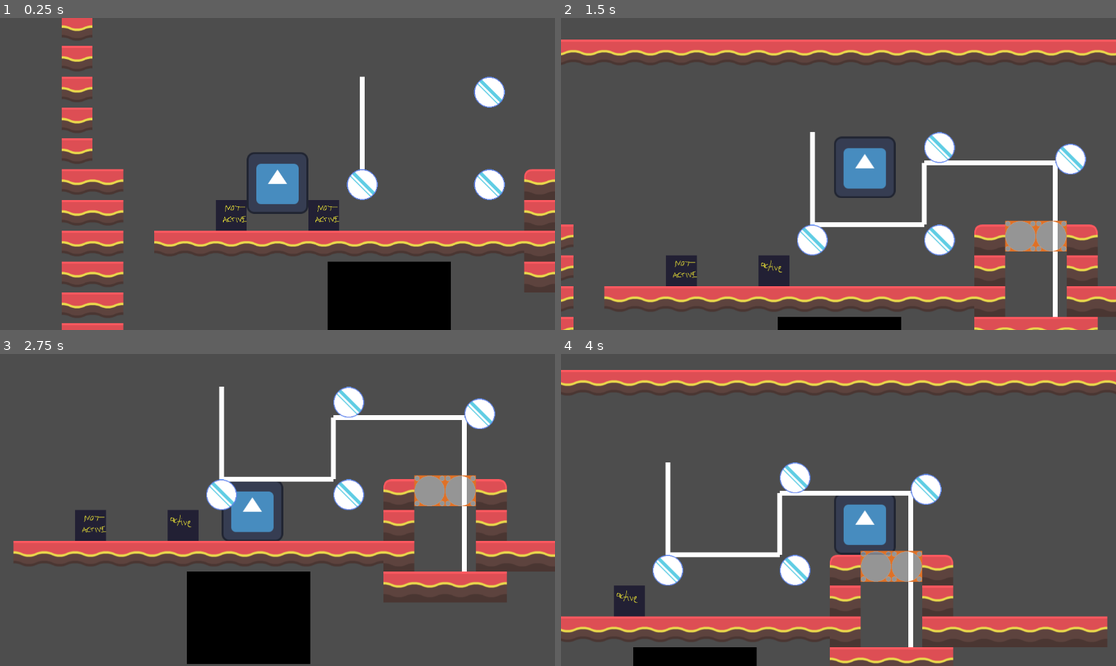
Above: before the commit, frames 1-4 (two rows, left to right).
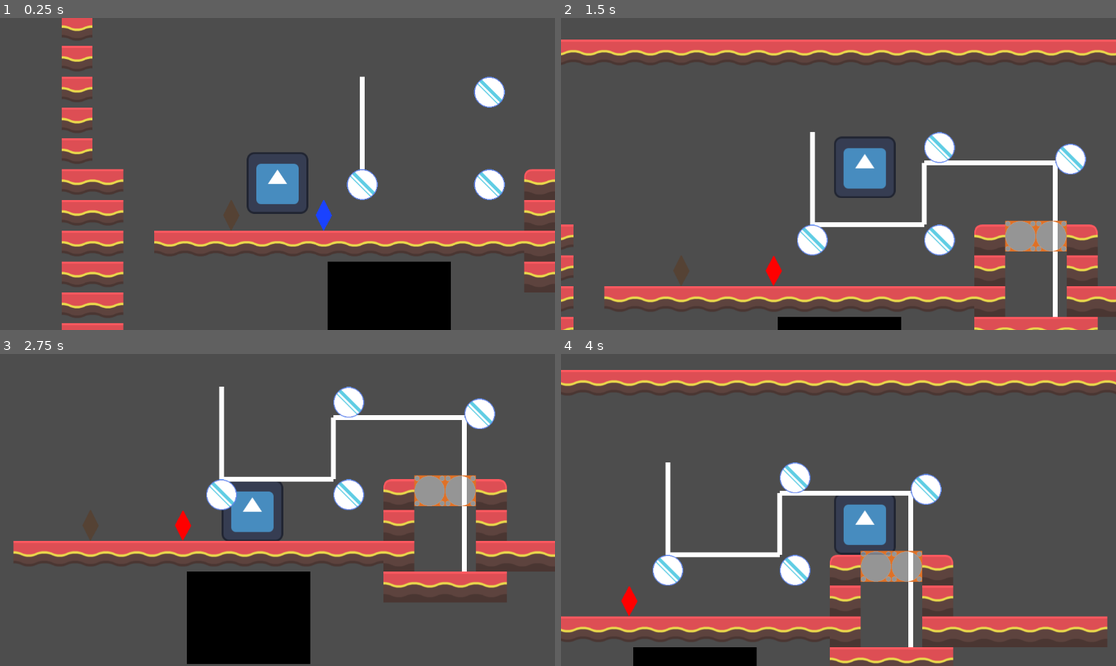
Above: after the commit, the same moments.

Repository: Jo-Meer/ldjam56
Game: Godot game, scene res://test_ntimi.tscn
Two runs of this game, one before a commit and one after it. Both use one fixed random seed, a clock stepped at 60 frames per second and the inputs below. This scene is started directly instead of the project's main scene. The engine's default icon, where the game draws it, is replaced by a stand-in: a white triangle on a blue panel in a dark square.
Inputs:
- Up to frame 1 (0.25 s): no input
- Up to frame 2 (1.5 s): hold D (move_right) from 0.53 s (still down); tap R (split) at 0.6 s; tap Space (jump) at 0.77 s; tap T (merge) at 1.35 s
- Up to frame 3 (2.75 s): tap Space (jump) at 1.52 s; tap R (split) at 1.55, 2.3 s; release D (move_right) at 2.03 s; hold A (move_left) from 2.03 s (still down); tap E (next_creature) at 2.1 s
- Up to frame 4 (4 s): release A (move_left) at 2.78 s; hold D (move_right) from 2.78 s (still down); tap Q (prev_creature) at 2.85 s; tap Space (jump) at 3.02, 3.77 s; tap R (split) at 3.05, 3.6 s

The runs differ from the first frame. In frame 1, 1.1% of the frame differs, in the area x 38-62%, y 58-69%; in frame 2, 1.1%, in the area x 18-42%, y 76-86%; in frame 3, 1.1%; in frame 4, 0.6%.
Error in both runs: Out of bounds get index '0' (on base: 'Array[Player]') (res://scripts/level.gd:143)

Commit message:
improve air & fire trigger displays

Diff:
--- a/objects/TriggerAir.tscn
+++ b/objects/TriggerAir.tscn
@@ -1,24 +1,24 @@
 [gd_scene load_steps=7 format=3 uid="uid://dg6wlvr8uyxqe"]
 
 [ext_resource type="Script" path="res://objects/scripts/trigger_air.gd" id="1_2kmp8"]
-[ext_resource type="Texture2D" uid="uid://cm2iq58qyj4r3" path="res://objects/sprites/placeholder_trigger.png" id="2_wgsyh"]
+[ext_resource type="Texture2D" uid="uid://b0t4rwo7akn3e" path="res://objects/sprites/placeholder_airtrigger.png" id="2_mofwl"]
 
 [sub_resource type="RectangleShape2D" id="RectangleShape2D_rlob8"]
 size = Vector2(64, 64)
 
-[sub_resource type="AtlasTexture" id="AtlasTexture_n4vvk"]
-atlas = ExtResource("2_wgsyh")
+[sub_resource type="AtlasTexture" id="AtlasTexture_1aqhq"]
+atlas = ExtResource("2_mofwl")
 region = Rect2(0, 0, 64, 64)
 
-[sub_resource type="AtlasTexture" id="AtlasTexture_vqo5c"]
-atlas = ExtResource("2_wgsyh")
+[sub_resource type="AtlasTexture" id="AtlasTexture_adb5f"]
+atlas = ExtResource("2_mofwl")
 region = Rect2(64, 0, 64, 64)
 
 [sub_resource type="SpriteFrames" id="SpriteFrames_gy02t"]
 animations = [{
 "frames": [{
 "duration": 1.0,
-"texture": SubResource("AtlasTexture_n4vvk")
+"texture": SubResource("AtlasTexture_1aqhq")
 }],
 "loop": true,
 "name": &"active",
@@ -45,4 +45,4 @@
 [node name="AnimatedSprite2D" type="AnimatedSprite2D" parent="."]
 position = Vector2(32, -32)
 sprite_frames = SubResource("SpriteFrames_gy02t")
-animation = &"active"
+animation = &"inactive"
--- a/objects/TriggerFire.tscn
+++ b/objects/TriggerFire.tscn
@@ -1,24 +1,24 @@
 [gd_scene load_steps=7 format=3 uid="uid://cglcykaqjpxl0"]
 
 [ext_resource type="Script" path="res://objects/scripts/trigger_fire.gd" id="1_646vv"]
-[ext_resource type="Texture2D" uid="uid://cm2iq58qyj4r3" path="res://objects/sprites/placeholder_trigger.png" id="2_32qn2"]
+[ext_resource type="Texture2D" uid="uid://bprgyutwn7tpu" path="res://objects/sprites/placeholder_firetrigger.png" id="2_xvr4p"]
 
 [sub_resource type="RectangleShape2D" id="RectangleShape2D_rlob8"]
 size = Vector2(64, 64)
 
-[sub_resource type="AtlasTexture" id="AtlasTexture_uuhu7"]
-atlas = ExtResource("2_32qn2")
+[sub_resource type="AtlasTexture" id="AtlasTexture_7f8nf"]
+atlas = ExtResource("2_xvr4p")
 region = Rect2(0, 0, 64, 64)
 
-[sub_resource type="AtlasTexture" id="AtlasTexture_6s1j8"]
-atlas = ExtResource("2_32qn2")
+[sub_resource type="AtlasTexture" id="AtlasTexture_sjtpm"]
+atlas = ExtResource("2_xvr4p")
 region = Rect2(64, 0, 64, 64)
 
 [sub_resource type="SpriteFrames" id="SpriteFrames_812n0"]
 animations = [{
 "frames": [{
 "duration": 1.0,
-"texture": SubResource("AtlasTexture_uuhu7")
+"texture": SubResource("AtlasTexture_7f8nf")
 }],
 "loop": true,
 "name": &"active",
--- a/objects/scripts/door.gd
+++ b/objects/scripts/door.gd
@@ -21,6 +21,8 @@
 			# and persist changes made by the tool script to the saved scene file.
 			coll_shape.owner = get_tree().edited_scene_root
 	else:
+		# copy collision shape to area for detection
+
 		if is_active:
 			coll_shape.set_deferred("disabled", true);
 		else:
@@ -41,7 +43,6 @@
 	coll_shape.set_deferred("disabled", false);
 	deactivated.emit()
 
-
 func toggle():
 	if is_active:
 		deactivate();
--- a/objects/scripts/trigger_air.gd
+++ b/objects/scripts/trigger_air.gd
@@ -1,3 +1,4 @@
+@tool
 extends Area2D
 
 # NEEDS A CollisionShape2D child
@@ -6,7 +7,15 @@
 
 @export var targets:Array[Node] = [];
 
-@export var is_active:bool = false;
+@export var is_active:bool = false:
+	set(new_is_active):
+		is_active = new_is_active
+		if is_active:
+			animated_sprite.animation = "active";
+			animated_sprite.play("active");
+		else:
+			animated_sprite.animation = "inactive";
+			animated_sprite.play("inactive");
 
 @onready var animated_sprite = $AnimatedSprite2D;
 
@@ -23,7 +32,6 @@
 	if is_active:
 		return;
 	is_active = true;
-	animated_sprite.animation = "active";
 	for target in targets:
 		target.toggle();
 
@@ -32,7 +40,6 @@
 		return
 
 	is_active = false;
-	animated_sprite.animation = "inactive";
 	for target in targets:
 		target.toggle();
 
--- a/objects/scripts/trigger_fire.gd
+++ b/objects/scripts/trigger_fire.gd
@@ -1,3 +1,4 @@
+@tool
 extends Area2D
 
 # NEEDS A CollisionShape2D child
@@ -6,7 +7,15 @@
 
 @export var targets:Array[Node] = [];
 
-@export var is_active:bool = false;
+@export var is_active:bool = false:
+	set(new_is_active):
+		is_active = new_is_active
+		if is_active:
+			animated_sprite.animation = "active";
+			animated_sprite.play("active");
+		else:
+			animated_sprite.animation = "inactive";
+			animated_sprite.play("inactive");
 
 @onready var animated_sprite = $AnimatedSprite2D;
 
@@ -23,7 +32,6 @@
 	if is_active:
 		return;
 	is_active = true;
-	animated_sprite.animation = "active";
 	for target in targets:
 		target.toggle();
 
@@ -31,7 +39,6 @@
 	if not is_active:
 		return
 	is_active = false;
-	animated_sprite.animation = "inactive";
 	for target in targets:
 		target.toggle();
 
Not shown: 1 places in objects/TriggerAir.tscn that only renumber resources
Not shown: 1 places in objects/TriggerFire.tscn that only renumber resources
Binary file added: objects/sprites/placeholder_airtrigger.png
Not shown, added: objects/sprites/placeholder_airtrigger.png.import
Binary file added: objects/sprites/placeholder_firetrigger.png
Not shown, added: objects/sprites/placeholder_firetrigger.png.import
